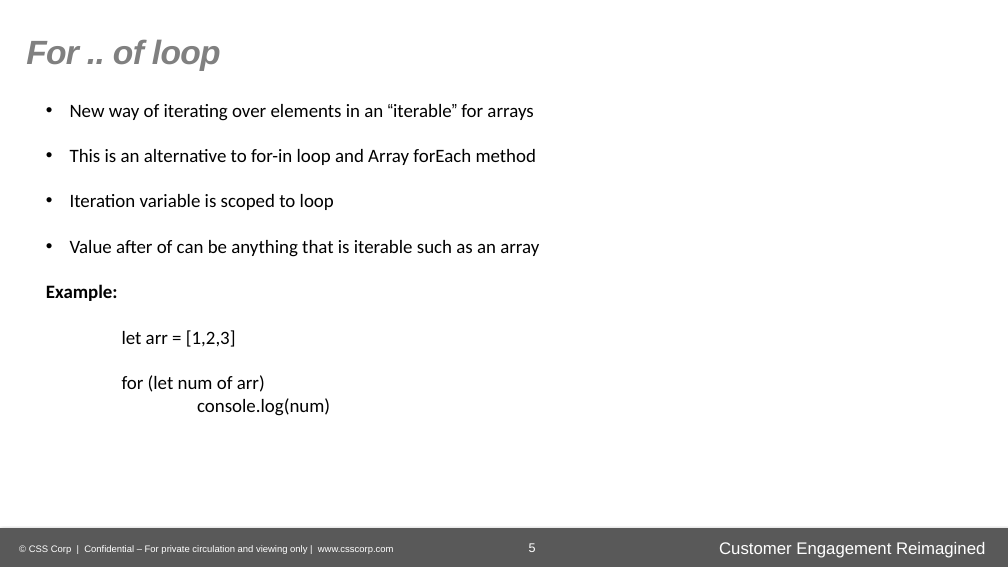
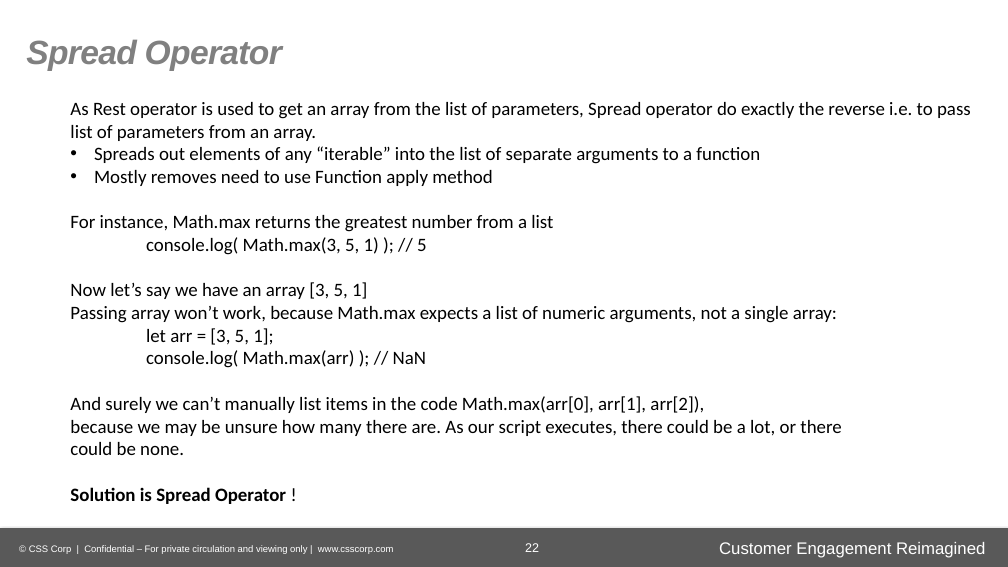
Before and after one commit to gurudevraj/asEmployee, a slide deck: slide 22 of ECMAScript 6-P2.pptx (slide 5 before the commit). Drawn at 1008x567 pixels with LibreOffice and Linux fonts; fonts in the diff are those of the drawing; background and template pictures are left out. Boxes give left, top, right and bottom in pixels: in the first picture for what was removed or moved away, otherwise in the second. Text is boxed around its words. In the diff, an @@ line names an element or a change of style, - is before the commit and + after.

```diff
--- a/ECMAScript 6-P2.pptx
+++ b/ECMAScript 6-P2.pptx
@@ text at [26, 39, 282, 71]: text changed @@
-For .. of loop
+Spread Operator
@@ text at [70, 102, 971, 504]: text changed @@
-• New way of iterating over elements in an “iterable” for arrays
-• This is an alternative to for-in loop and Array forEach method
-• Iteration variable is scoped to loop
-• Value after of can be anything that is iterable such as an array
-Example:
-let arr = [1,2,3]
-for (let num of arr)
-console.log(num)
+As Rest operator is used to get an array from the list of parameters, Spread operator do exactly the reverse i.e. to pass list of parameters from an array.
+• Spreads out elements of any “iterable” into the list of separate arguments to a function
+• Mostly removes need to use Function apply method
+For instance, Math.max returns the greatest number from a list
+console.log( Math.max(3, 5, 1) ); // 5
+Now let’s say we have an array [3, 5, 1]
+Passing array won’t work, because Math.max expects a list of numeric arguments, not a single array:
+let arr = [3, 5, 1];
+console.log( Math.max(arr) ); // NaN
+And surely we can’t manually list items in the code Math.max(arr[0], arr[1], arr[2]),
+because we may be unsure how many there are. As our script executes, there could be a lot, or there
+could be none.
+Solution is Spread Operator !
@@ page number at [525, 543, 539, 552]: text changed @@
-5
+22
```
Also in this commit, not shown: 14 other slides changed, 24 slides added, 9 slides removed, 3 other files.
